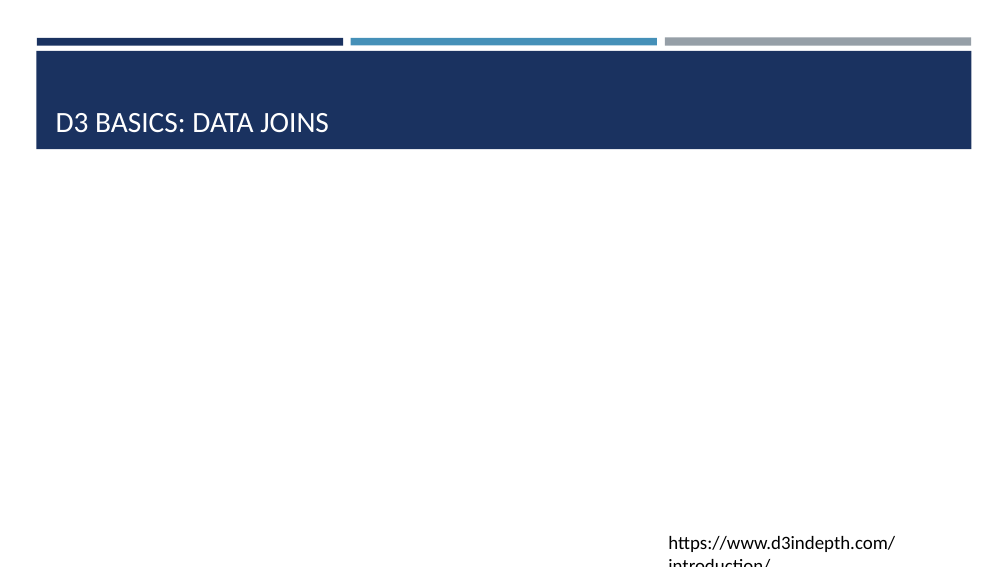
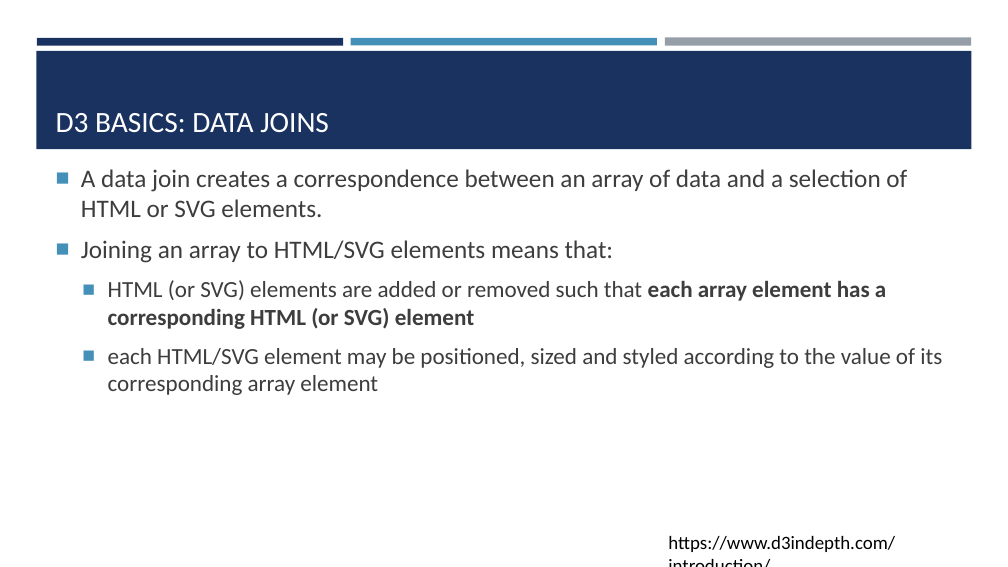
Before and after one commit to amosca01/SDS-CSC235, a slide deck: slide 14 of slides/06-d3.pptx. Drawn at 1008x567 pixels with LibreOffice and Linux fonts; fonts in the diff are those of the drawing. Boxes give left, top, right and bottom in pixels: in the first picture for what was removed or moved away, otherwise in the second. Text is boxed around its words. In the diff, an @@ line names an element or a change of style, - is before the commit and + after.

```diff
--- a/slides/06-d3.pptx
+++ b/slides/06-d3.pptx
@@ text added at (81,169,942,395), 22 pt, text #3D3D3D @@
+■ A data join creates a correspondence between an array of data and a selection of HTML or SVG elements.
+■ Joining an array to HTML/SVG elements means that:
+  ■ HTML (or SVG) elements are added or removed such that each array element has a corresponding HTML (or SVG) element
+  ■ each HTML/SVG element may be positioned, sized and styled according to the value of its corresponding array element
```
Also in this commit, not shown: 4 other slides changed, 8 slides added, 6 other files.
